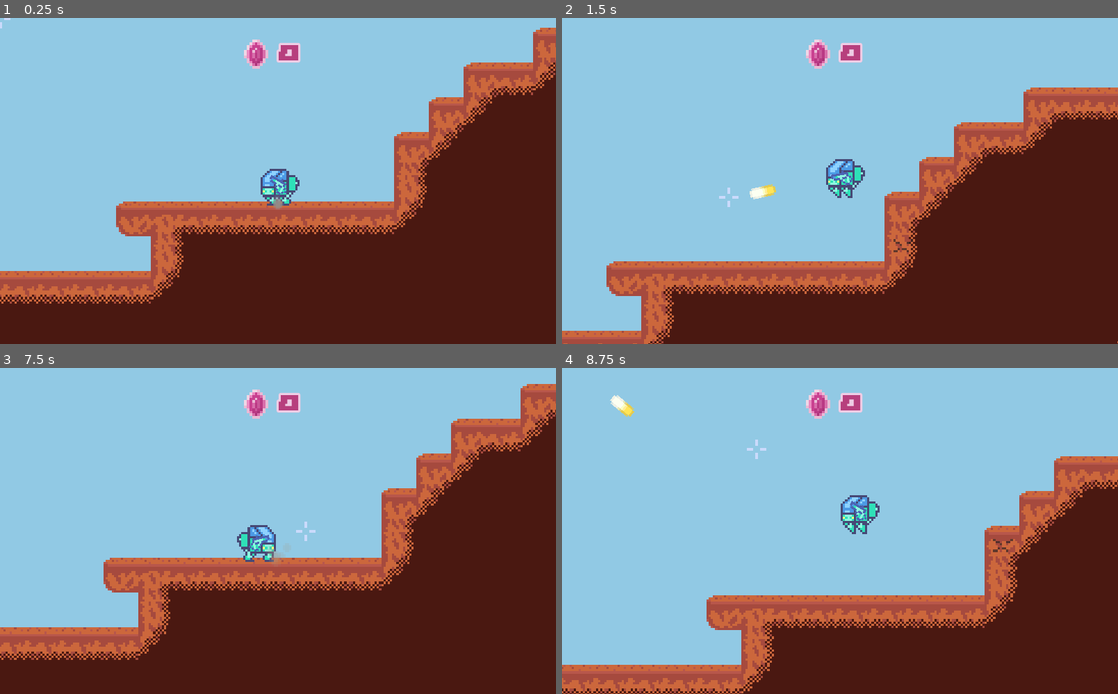
Above: before the commit, frames 1-4 (two rows, left to right).
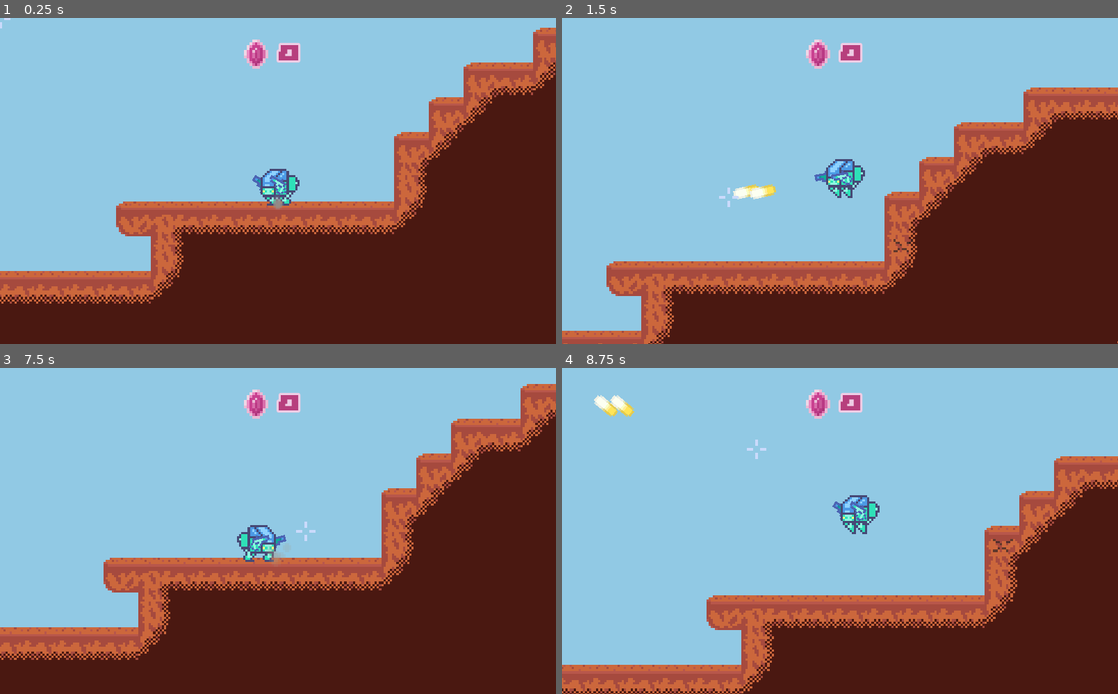
Above: after the commit, the same moments.

Repository: MichaelRRyan/Mecha-Miners
Game: Godot game, scene res://scenes/Gameplay.tscn
Same seed, same stepped clock (60 frames per second), same inputs: the game is played once before the commit and once after it.
Inputs (mouse positions are in pixels of both pictures, inside the frame that each line leads up to):
- Up to frame 1 (0.25 s): no input
- Up to frame 2 (1.5 s): tap Enter at 0.5 s; move the mouse to (962, 164) at 0.52 s; press the mouse at (962, 164) at 0.53 s; hold D (move_right) 0.53-1.28 s; tap W (jump) at 0.77 s; move the mouse to (728, 197) at 1.27 s; release the mouse at (728, 197) at 1.28 s; hold A (move_left) from 1.28 s (still down); click (728, 197) at 1.35 s
- Up to frame 3 (7.5 s): tap W (jump) at 1.52, 5.27, 6.02, 6.77 s; move the mouse to (333, 459) at 2.02 s; release A (move_left) at 2.03 s; hold D (move_right) 2.03-2.75 s; hold H (toggle_network_panel) 2.03-2.75 s; click (333, 459) at 2.3 s; click (278, 550) at 2.77 s; type "12" at 2.85 s; click "Host" at 3.5 s; click "Join" at 4.25 s; move the mouse to (250, 596) at 5.02 s; hold D (move_right) 5.03-5.78 s; tap K at 5.1 s; click (250, 596) at 5.3 s; move the mouse to (444, 579) at 5.77 s; press the mouse at (444, 579) at 5.78 s; hold A (move_left) from 5.78 s (still down); move the mouse to (111, 482) at 6.52 s; release the mouse at (111, 482) at 6.53 s; click (111, 482) at 6.6 s; move the mouse to (305, 531) at 7.27 s; hold H (toggle_network_panel) from 7.28 s (still down)
- Up to frame 4 (8.75 s): click (867, 531) at 7.55 s; move the mouse to (756, 449) at 8.02 s; release A (move_left) at 8.03 s; release H (toggle_network_panel) at 8.03 s; hold D (move_right) from 8.03 s (still down); tap K at 8.1 s; tap W (jump) at 8.27 s; click (756, 449) at 8.3 s

The runs differ from the first frame. In frame 1, less than 0.1% of the frame differs, in the area x 45-47%, y 48-54%; in frame 2, 0.2%; in frame 3, less than 0.1%; in frame 4, 0.2%, in the area x 5-51%, y 8-47%.
Error in both runs: Invalid call. Nonexistent function 'close_server' in base 'Node (Network.gd)'. (res://scripts/NetworkPanel.gd:50)

Commit message:
Added a second gun to the player

Diff:
--- a/scenes/Jetpack.tscn
+++ b/scenes/Jetpack.tscn
@@ -29,6 +29,7 @@
 script = ExtResource( 1 )
 
 [node name="ParticlesLarge" type="Particles2D" parent="."]
+z_index = -100
 emitting = false
 amount = 5
 local_coords = false
@@ -36,6 +37,7 @@
 texture = ExtResource( 3 )
 
 [node name="ParticlesSmall" type="Particles2D" parent="."]
+z_index = -100
 emitting = false
 amount = 6
 local_coords = false
--- a/scenes/Player.tscn
+++ b/scenes/Player.tscn
@@ -95,6 +95,11 @@
 position = Vector2( -1.5, 1 )
 z_index = 2
 
+[node name="Gun2" parent="." instance=ExtResource( 3 )]
+position = Vector2( 6, 1 )
+z_index = -1
+region_rect = Rect2( 48, 80, 16, 16 )
+
 [node name="Jetpack" parent="." instance=ExtResource( 4 )]
 
 [node name="Feet" type="Node2D" parent="."]
--- a/scenes/Terrain.tscn
+++ b/scenes/Terrain.tscn
@@ -535,6 +535,7 @@
 2/z_index = 0
 
 [node name="Terrain" type="TileMap" groups=["terrain"]]
+z_index = -100
 tile_set = SubResource( 48 )
 cell_size = Vector2( 16, 16 )
 cell_custom_transform = Transform2D( 16, 0, 0, 16, 0, 0 )
--- a/scripts/Gun.gd
+++ b/scripts/Gun.gd
@@ -28,7 +28,7 @@
 	var dir_sign = sign(direction_to_mouse.x)
 	if dir_sign == 0.0: dir_sign = 1
 	scale.x = dir_sign
-	position.x = abs(position.x) * -dir_sign
+	position.x = abs(position.x) * -dir_sign * sign(z_index)
 	rotation = angle - (deg2rad(180.0) if flip else 0.0)
 
 	if (automatic and Input.is_action_pressed("shoot")
--- a/scripts/Player.gd
+++ b/scripts/Player.gd
@@ -100,6 +100,7 @@
 # -----------------------------------------------------------------------------
 func _ready():
 	$Gun.holder_rid = get_rid()
+	$Gun2.holder_rid = get_rid()
 
 
 # -----------------------------------------------------------------------------
@@ -120,7 +121,6 @@
 	# Move by the velocity.
 	velocity = move_and_slide(velocity, Vector2.UP)
 
-	#__handle_interacton()
 	__handle_network_syncing()
 
 
@@ -197,30 +197,17 @@
 
 
 # -----------------------------------------------------------------------------
-func __handle_interacton():
-	var direction_to_mouse = (get_global_mouse_position() - global_position).normalized()
-	var angle = atan2(direction_to_mouse.y, direction_to_mouse.x)
-
-	var flip = direction_to_mouse.x < 0.0
-	var dir_sign = sign(direction_to_mouse.x)
-	if dir_sign == 0: dir_sign = 1
-	$Gun.scale.x = dir_sign
-	$Gun.position.x = abs($Gun.position.x) * -dir_sign
-	$Gun.rotation = angle - (deg2rad(180.0) if flip else 0.0)
-
-	if Input.is_action_pressed("shoot"):
-		$Gun.shoot()
-
-
-# -----------------------------------------------------------------------------
 func __handle_network_syncing():
 	if Network.is_online: rpc_unreliable("set_puppet_state", {
 		position = position,
 		flip_h = $AnimatedSprite.flip_h,
 		animation_id = animation_id,
-		gun_scale_x = $Gun.scale.x,
-		gun_position_x = $Gun.position.x,
-		gun_rotation = $Gun.rotation
+		gun1_scale_x = $Gun.scale.x,
+		gun1_position_x = $Gun.position.x,
+		gun1_rotation = $Gun.rotation,
+		gun2_scale_x = $Gun2.scale.x,
+		gun2_position_x = $Gun2.position.x,
+		gun2_rotation = $Gun2.rotation
 	})
 
 
@@ -240,9 +227,12 @@
 	position = state.position
 	$AnimatedSprite.flip_h = state.flip_h
 	__set_animation(state.animation_id)
-	$Gun.scale.x = state.gun_scale_x
-	$Gun.position.x = state.gun_position_x
-	$Gun.rotation = state.gun_rotation
+	$Gun.scale.x = state.gun1_scale_x
+	$Gun.position.x = state.gun1_position_x
+	$Gun.rotation = state.gun1_rotation
+	$Gun2.scale.x = state.gun2_scale_x
+	$Gun2.position.x = state.gun2_position_x
+	$Gun2.rotation = state.gun2_rotation
 
 
 # -----------------------------------------------------------------------------
@@ -262,6 +252,7 @@
 	hide()
 
 	$Gun.set_process(false)
+	$Gun2.set_process(false)
 
 	var terrains = get_tree().get_nodes_in_group("terrain")
 	if terrains and not terrains.empty():
@@ -300,6 +291,7 @@
 	show()
 
 	$Gun.set_process(true)
+	$Gun2.set_process(true)
 
 
 # -----------------------------------------------------------------------------
